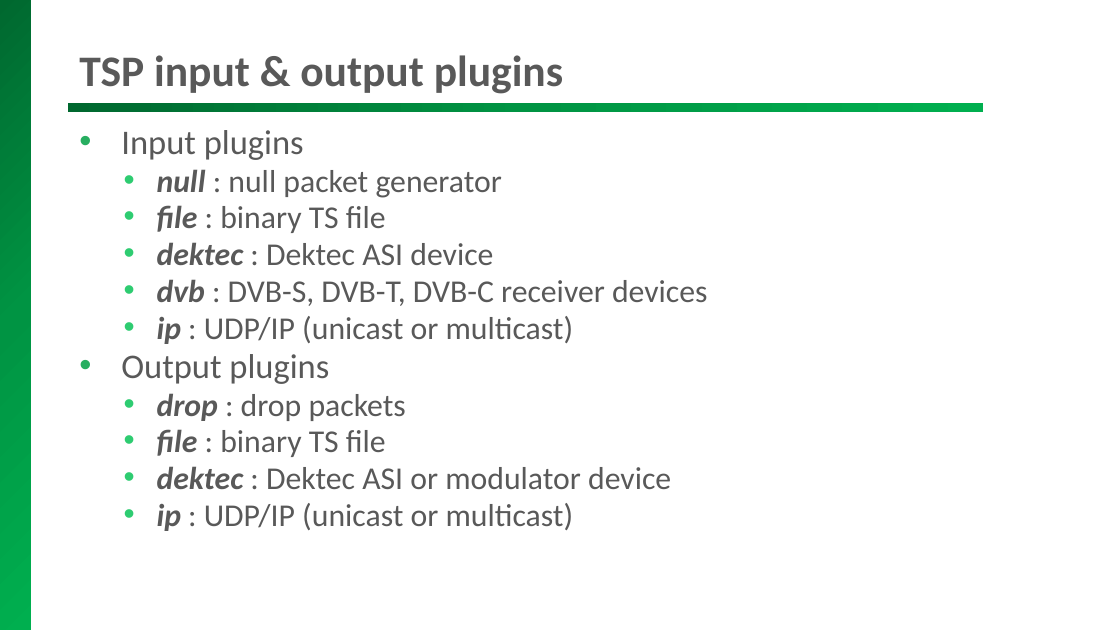
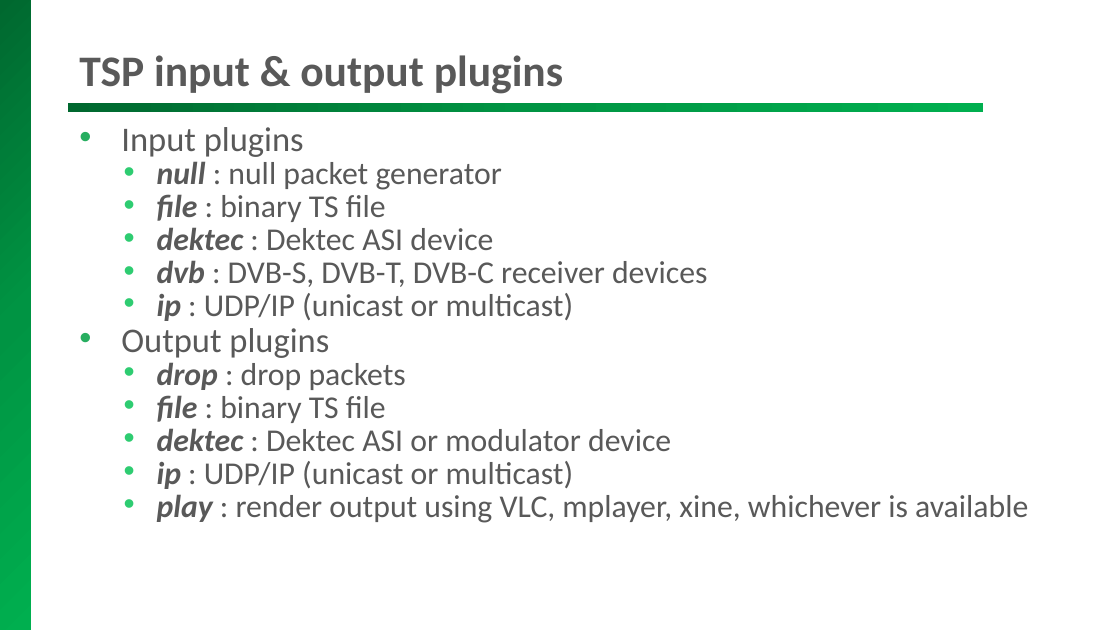
Before and after one commit to tsduck/tsduck, a slide deck: slide 23 of doc/tsduck-presentation.pptx. Drawn at 1120x630 pixels with LibreOffice and Linux fonts; fonts in the diff are those of the drawing; background and template pictures are left out. Boxes give left, top, right and bottom in pixels: in the first picture for what was removed or moved away, otherwise in the second. Text is boxed around its words. In the diff, an @@ line names an element or a change of style, - is before the commit and + after.

```diff
--- a/doc/tsduck-presentation.pptx
+++ b/doc/tsduck-presentation.pptx
@@ text at (x1=121, y1=127, x2=707, y2=489): line spacing 0.8 to 0.7 @@
@@ text at (x1=157, y1=494, x2=1028, y2=523): paragraph added @@
+  • play : render output using VLC, mplayer, xine, whichever is available
```
Also in this commit, not shown: 4 other files.
